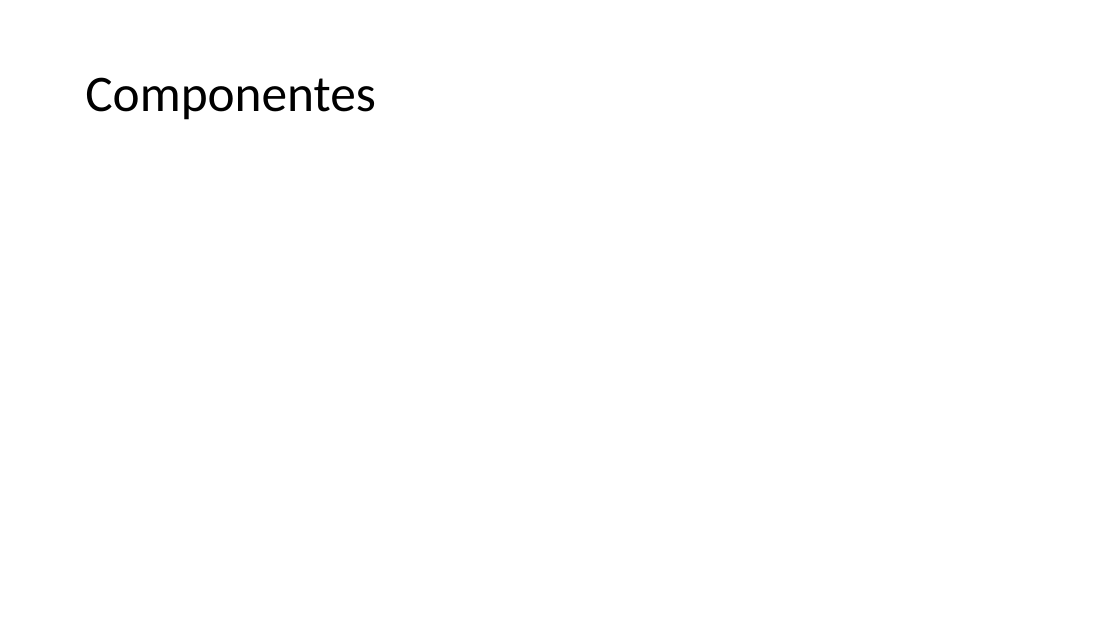
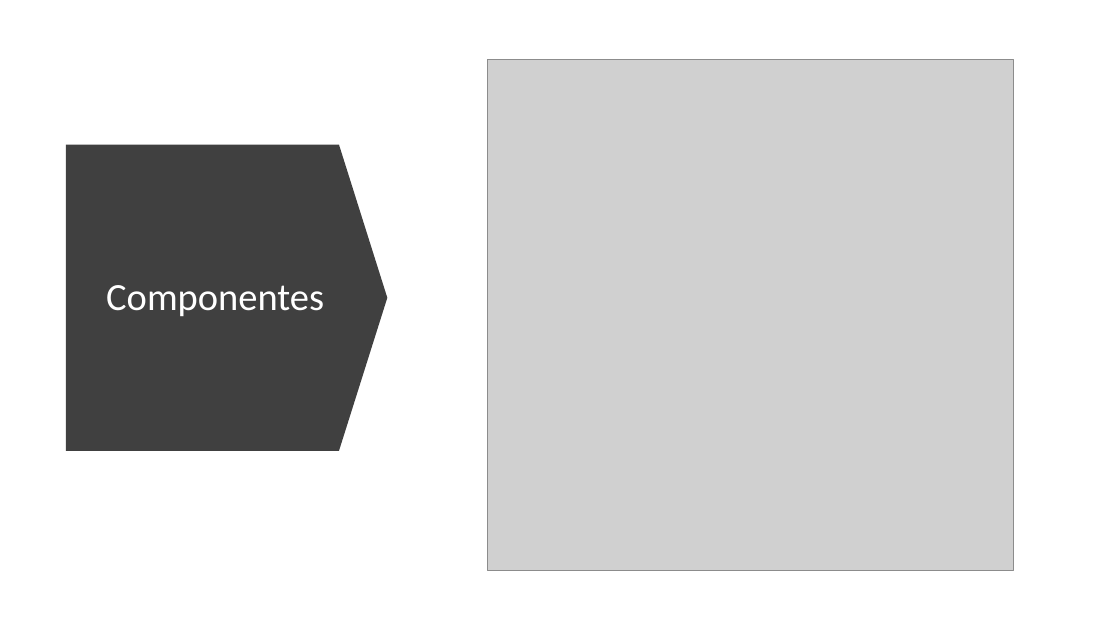
Before and after one commit to AISS-2021-L6-G02/AISS-2021-L6-G02, a slide deck: slide 5 of Documentos/NuestraDocumentacion/presentacion openapi.pptx. Drawn at 1120x630 pixels with LibreOffice and Linux fonts; fonts in the diff are those of the drawing; grey boxes stand for pictures. Boxes give left, top, right and bottom in pixels: in the first picture for what was removed or moved away, otherwise in the second. Text is boxed around its words. In the diff, an @@ line names an element or a change of style, - is before the commit and + after.

```diff
--- a/Documentos/NuestraDocumentacion/presentacion openapi.pptx
+++ b/Documentos/NuestraDocumentacion/presentacion openapi.pptx
@@ picture added at [487,59,1013,571] @@
@@ down arrow added at [66,145,388,451], fill #404040 @@
@@ title "Componentes": place and size @@
-title "Componentes" at [85,77,376,120]
+title "Componentes" at [106,285,324,316]
@@ title "Componentes" at [106,285,324,316]: size 44 to 33 pt, text colour #000000 to #FFFFFF; alignment left to centre @@
```
Also in this commit, not shown: 4 other slides changed.
